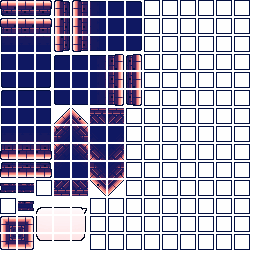
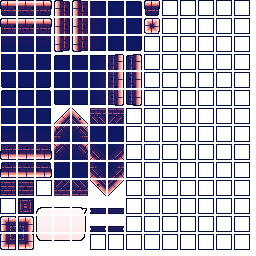
Before/after of a 256px x 256px layered artwork. What changed in the layer stack:
painted on "그룹 2 - 고급 개체 그룹" over [0, 0, 160, 249]
